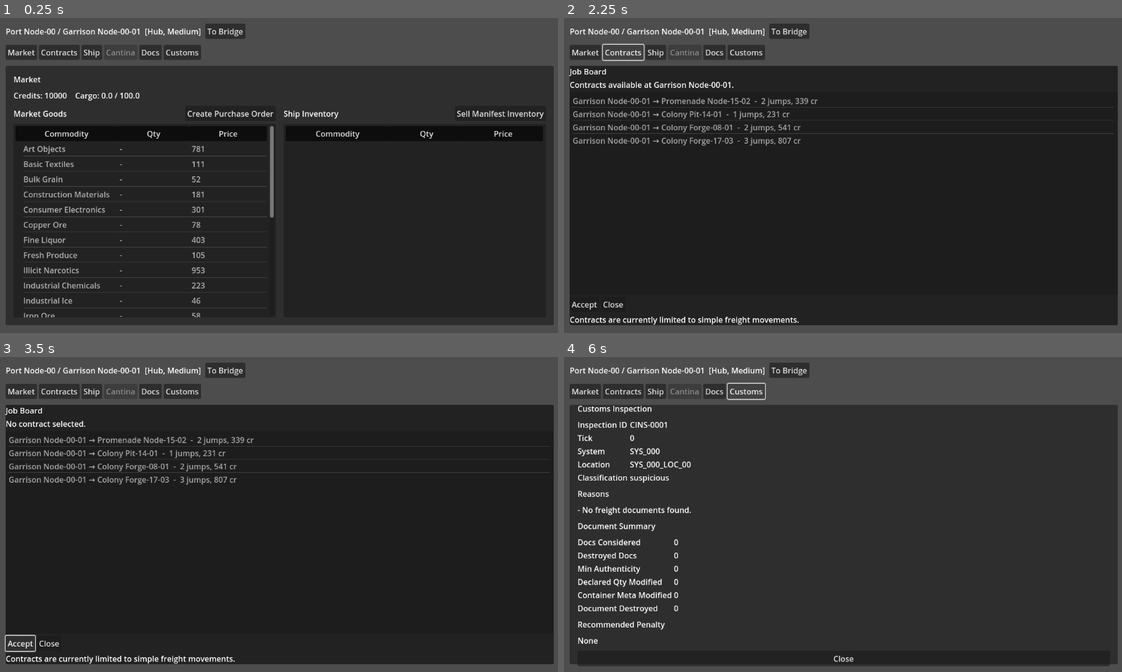
Above: before the commit, frames 1-4 (two rows, left to right).
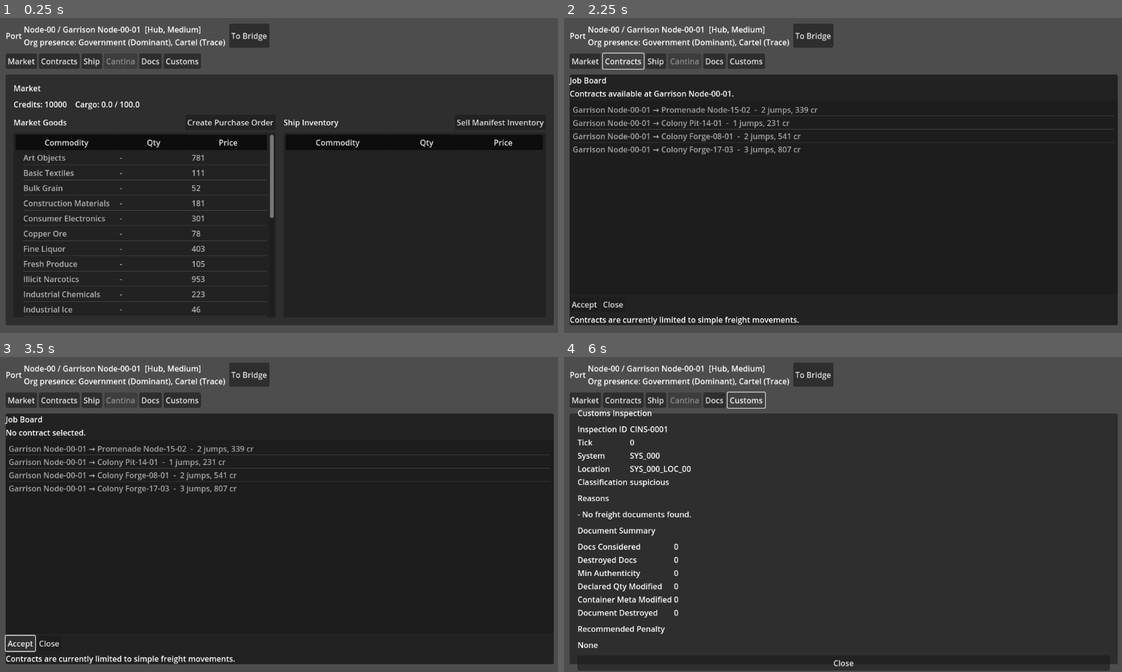
Above: after the commit, the same moments.

Repository: DKyd/Tiny-Cormorant
Game: Godot game, scene res://scenes/Port.tscn
Two runs of this game, one before a commit and one after it. Both use one fixed random seed, a clock stepped at 60 frames per second and the inputs below. This scene is started directly instead of the project's main scene.
Inputs:
- Up to frame 1 (0.25 s): no input
- Up to frame 2 (2.25 s): click "To Bridge" at 0.5 s; click "Market" at 1.25 s; click "Contracts" at 2 s
- Up to frame 3 (3.5 s): click "Accept" at 2.75 s
- Up to frame 4 (6 s): click "Accept" at 3.5 s; click "Ship" at 4.25 s; click "Docs" at 5 s; click "Customs" at 5.75 s

The runs differ from the first frame. In frame 1, 12% of the frame differs, in the area x 1-100%, y 1-96%; in frame 2, 8.8%; in frame 3, 8.6%; in frame 4, 10%.

Commit message:
dev through issue 0061

Diff:
--- a/scripts/Port.gd
+++ b/scripts/Port.gd
@@ -73,20 +73,29 @@
 	if not loc.is_empty():
 		loc_name = loc.get("name", "")
 		loc_type = loc.get("type", "")
+	var org_summary: String = _build_org_presence_summary(loc)
 
 	if loc_name != "":
-		system_info_label.text = "%s / %s  [%s, %s]" % [
+		var base_line := "%s / %s  [%s, %s]" % [
 			sys_name,
 			loc_name,
 			sys_type.capitalize(),
 			sec.capitalize()
 		]
+		if org_summary != "":
+			system_info_label.text = "%s\n%s" % [base_line, org_summary]
+		else:
+			system_info_label.text = base_line
 	else:
-		system_info_label.text = "%s  [%s, %s]" % [
+		var base_line := "%s  [%s, %s]" % [
 			sys_name,
 			sys_type.capitalize(),
 			sec.capitalize()
 		]
+		if org_summary != "":
+			system_info_label.text = "%s\n%s" % [base_line, org_summary]
+		else:
+			system_info_label.text = base_line
 
 
 func _location_has_space(space_name: String) -> bool:
@@ -97,6 +106,56 @@
 	return space_name in spaces
 
 
+func _build_org_presence_summary(location: Dictionary) -> String:
+	if location.is_empty():
+		return ""
+	var location_id: String = String(location.get("id", ""))
+	if location_id == "":
+		return ""
+
+	var influences: Array = GameState.get_location_effective_influences(location_id)
+	if influences.is_empty():
+		return "Org presence: none detected"
+
+	var parts: Array = []
+	for influence_variant in influences:
+		if not (influence_variant is Dictionary):
+			continue
+		var influence: Dictionary = influence_variant
+		var org_id: String = String(influence.get("org_id", ""))
+		if org_id == "":
+			continue
+		var weight: float = float(influence.get("weight", 0.0))
+		var org_name: String = _get_org_display_name(org_id)
+		var bucket: String = _bucket_influence(weight)
+		parts.append("%s (%s)" % [org_name, bucket])
+
+	if parts.is_empty():
+		return "Org presence: none detected"
+
+	return "Org presence: %s" % ", ".join(parts)
+
+
+func _get_org_display_name(org_id: String) -> String:
+	match org_id:
+		Galaxy.ORG_ID_GOVERNMENT:
+			return "Government"
+		Galaxy.ORG_ID_CARTEL:
+			return "Cartel"
+		_:
+			if org_id == "":
+				return "Unknown"
+			return org_id.capitalize()
+
+
+func _bucket_influence(weight: float) -> String:
+	if weight >= 0.6:
+		return "Dominant"
+	if weight >= 0.2:
+		return "Present"
+	return "Trace"
+
+
 func _refresh_facility_buttons() -> void:
 	# Enable/disable buttons based on location spaces.
 	# This is where "location type" starts to matter.
--- a/singletons/Galaxy.gd
+++ b/singletons/Galaxy.gd
@@ -699,9 +699,9 @@
 		})
 		return influences
 
-	var cartel_base := 0.02
-	var cartel_weight := clamp(cartel_base + roll * 0.08, 0.0, 0.2)
-	var government_weight := clamp(1.0 - cartel_weight, 0.5, 1.0)
+	var cartel_base: float = 0.02
+	var cartel_weight: float = clamp(cartel_base + roll * 0.08, 0.0, 0.2)
+	var government_weight: float = clamp(1.0 - cartel_weight, 0.5, 1.0)
 
 	influences.append({
 		"org_id": ORG_ID_GOVERNMENT,
Not shown, changed: codex/runs/ACTIVE_RUN.txt
Not shown, changed: codex/AGENTS.md
Not shown, added: codex/runs/issue-0058-org-presence-readonly/job.md
Not shown, added: codex/runs/issue-0058-org-presence-readonly/results.md
Not shown, added: codex/runs/issue-0059-bug-galaxy-variant-inference/job.md
Not shown, added: codex/runs/issue-0059-bug-galaxy-variant-inference/results.md
Not shown, added: codex/runs/issue-0060-inspection-pressure-readonly/job.md
Not shown, added: codex/runs/issue-0060-inspection-pressure-readonly/results.md
Not shown, added: codex/runs/issue-0061-org-presence-display-readonly/job.md
Not shown, added: codex/runs/issue-0061-org-presence-display-readonly/results.md
